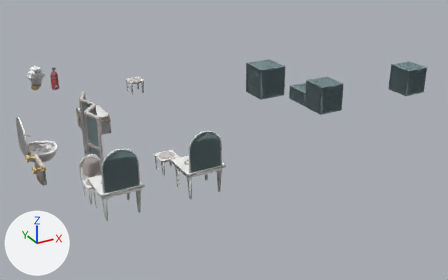
An edit to the glTF model www/models/lba2/iso_scenes/79.glb, drawn before and after from the same camera.
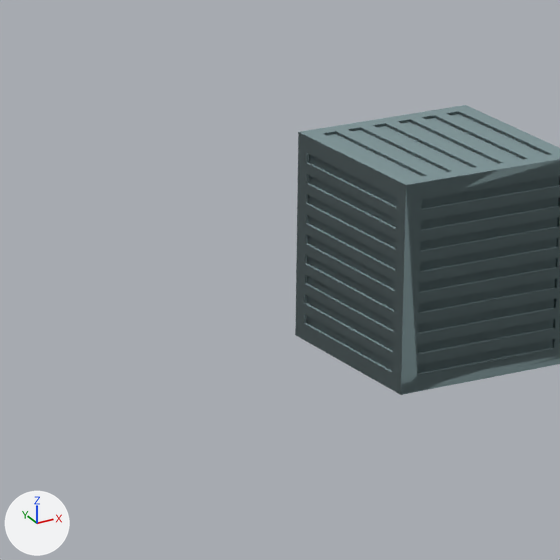
Old and new are each drawn whole from a 50 mm lens placed at (-3.47, -42.33, 16.4), pointed at (13.37, -11.71, 1.09) and again close up on the part from 46% to 63% of the width and 16% to 44% of the height. The axes (+X, +Y, +Z) are drawn at lower left. The lights are the same throughout. The close-ups show mesh edges as thin lines. Where no turn or scale is listed for an object, it has been applied to the vertices.

Before the edit, the objects in view are built like this:
```python
me_mesh_0 = bpy.data.meshes.new('Mesh_0')
me_mesh_0.from_pydata(...)  # 13702 vertices, 26598 faces; spans x 1.0..31.9, y -19.9..-4.0, z 0.5..7.5
me_mesh_0.materials.append(mat_material_0)
ob_colored = bpy.data.objects.new('colored', me_mesh_0)
ob_colored.location = (0.0, 0.0, 0.0)
```
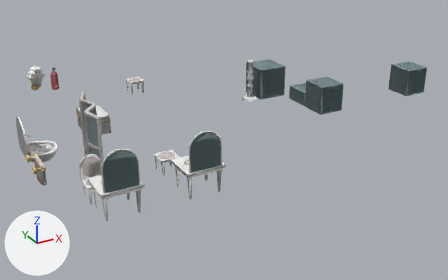
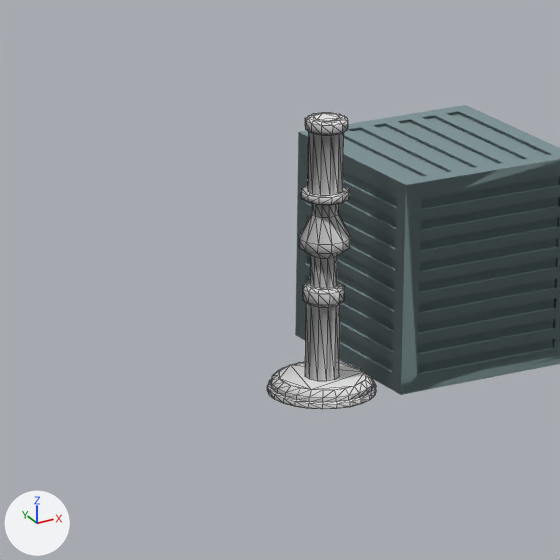
The change in detail:
Material 'Material_5' (mat_material_5) is new.
Its base color is (0.8, 0.8, 0.8) (white #e7e7e7).
Its roughness is 1.0.
Mesh me_mesh_6_1 is new.
It has 348 vertices, 664 faces and spans x 16.0..17.0, y -10.0..-9.0, z 2.5..5.1.
It uses material mat_material_5 (its picture is missing).
Object 'textured_b0a32058' (ob_textured_b0a32058) is new; it shows me_mesh_6_1.
Its location is (0.0, 0.0, 0.0).

Location of each change, [x1, y1, x2, y2] in pixels of the close-ups (560 x 560 px):
'textured_b0a32058', added
    after: [267, 112, 376, 409]
